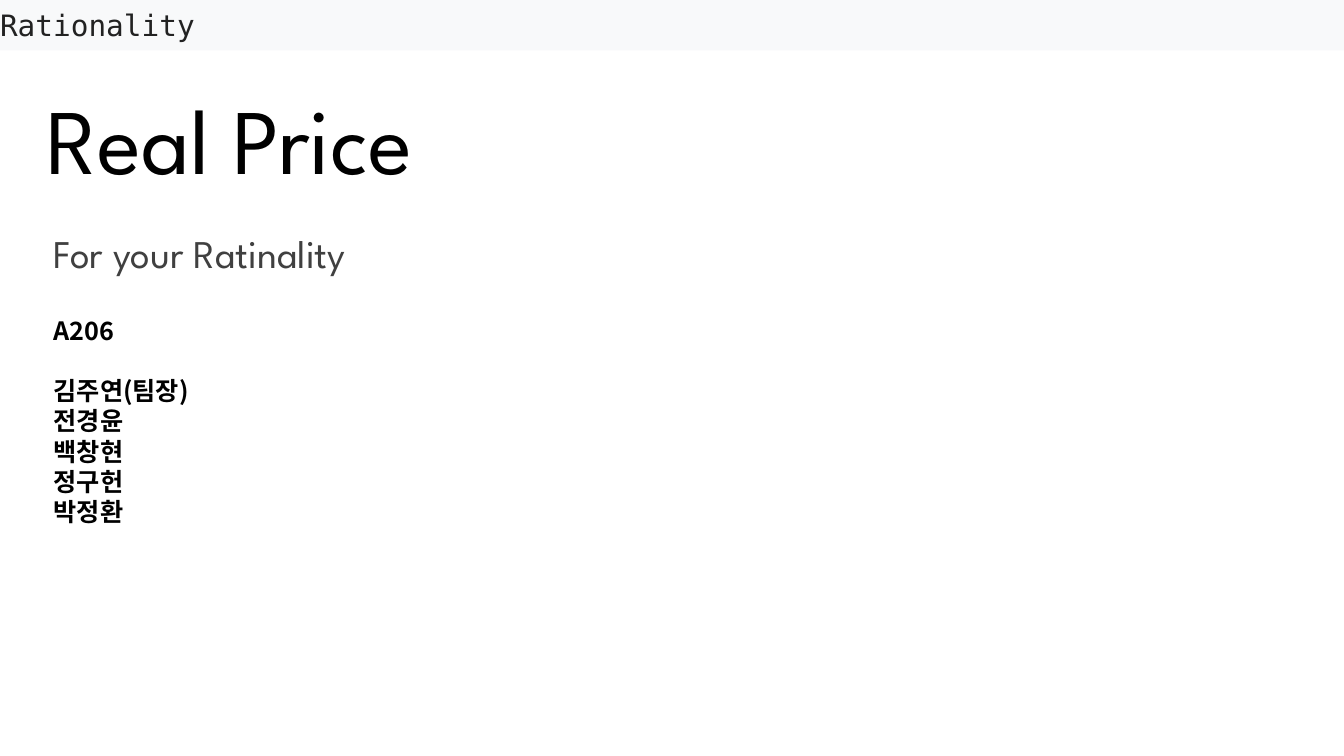
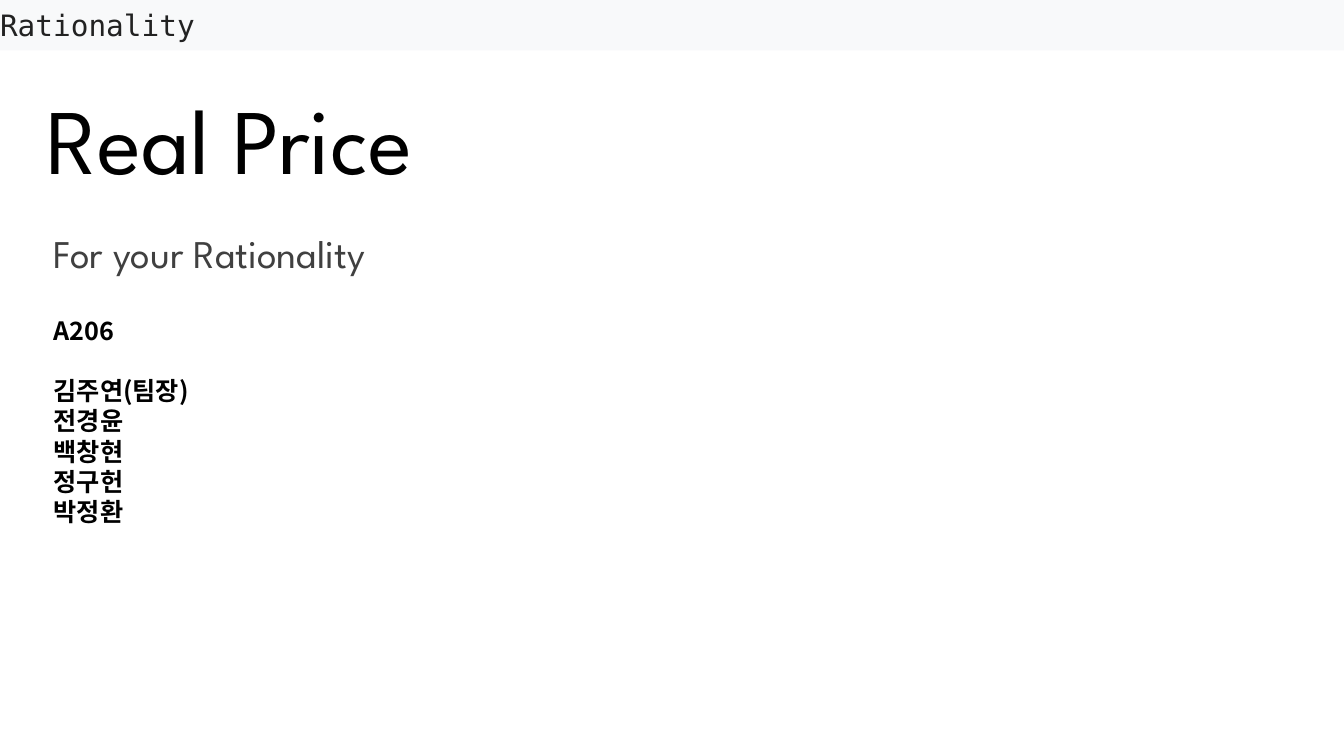
Before and after one commit to kingjky/RealPrice, a slide deck: slide 1 of A206 1차 발표.pptx. Drawn at 1344x756 pixels with LibreOffice and Linux fonts; fonts in the diff are those of the drawing; background and template pictures are left out. Boxes give left, top, right and bottom in pixels: in the first picture for what was removed or moved away, otherwise in the second. Text is boxed around its words. In the diff, an @@ line names an element or a change of style, - is before the commit and + after.

```diff
--- a/A206 1차 발표.pptx
+++ b/A206 1차 발표.pptx
@@ text at bbox=[54, 241, 366, 276]: text changed @@
-For your Ratinality
+For your Rationality
```
Also in this commit, not shown: 1 other file.
